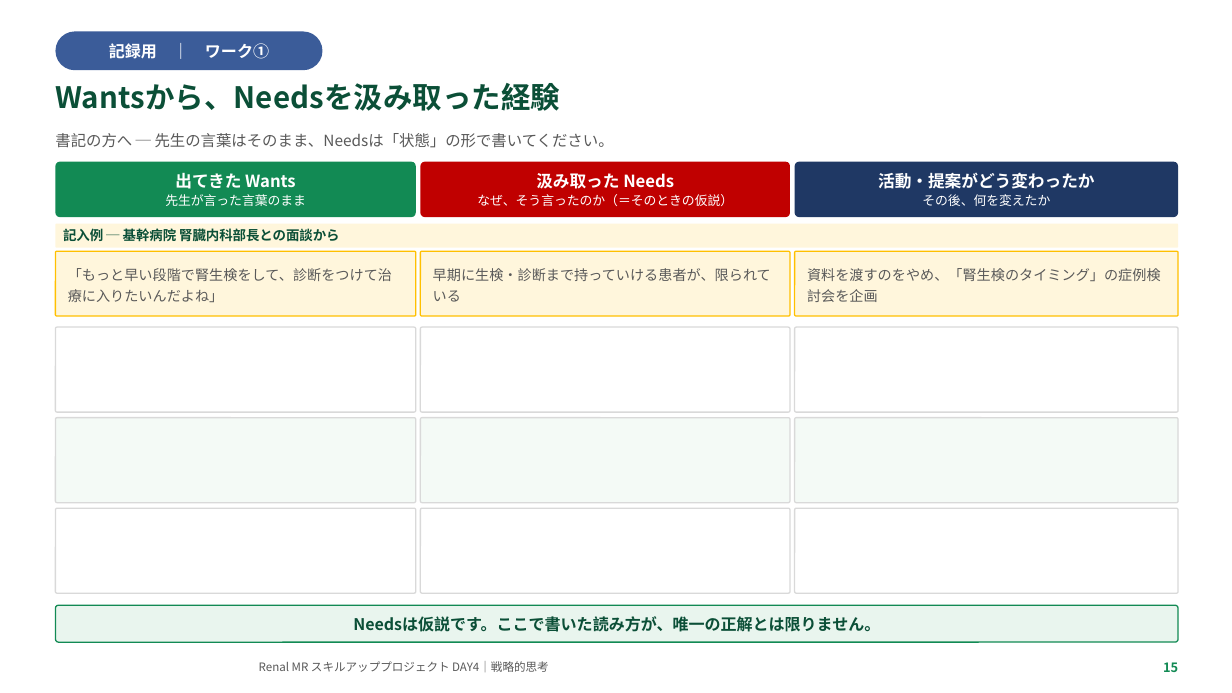
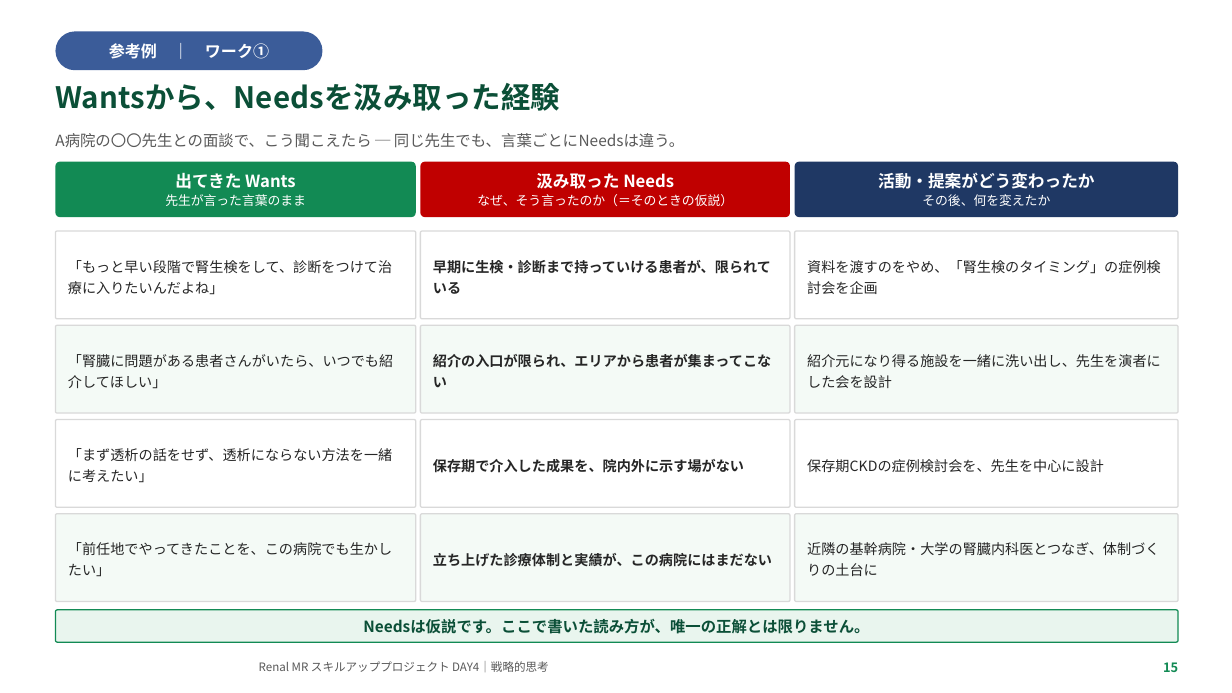
Before and after one commit to TAKUYA-1187/Claude, a slide deck: slide 15 of novartis_training/DAY4_ちょっと分かるだけで世界が変わる.pptx. Drawn at 1232x693 pixels with LibreOffice and Linux fonts; fonts in the diff are those of the drawing; background and template pictures are left out. Boxes give left, top, right and bottom in pixels: in the first picture for what was removed or moved away, otherwise in the second. Text is boxed around its words. In the diff, an @@ line names an element or a change of style, - is before the commit and + after.

```diff
--- a/novartis_training/DAY4_ちょっと分かるだけで世界が変わる.pptx
+++ b/novartis_training/DAY4_ちょっと分かるだけで世界が変わる.pptx
@@ text in rounded rectangle at [109, 43, 269, 59]: text changed @@
-記録用 ｜ ワーク①
+参考例 ｜ ワーク①
@@ text at [55, 133, 684, 148]: text changed @@
-書記の方へ ─ 先生の言葉はそのまま、Needsは「状態」の形で書いてください。
+A病院の〇〇先生との面談で、こう聞こえたら ─ 同じ先生でも、言葉ごとにNeedsは違う。
@@ rounded rectangle "「もっと早い段階で腎生検をして、診断をつけて治療に入りたいんだよね」" at [55, 231, 416, 319]: text colour #595959 to #262626; fill #FFF6DC to #FFFFFF; outline #FFC000 1 pt to #D9D9D9 1 pt @@
@@ rounded rectangle "「もっと早い段階で腎生検をして、診断をつけて治療に入りたいんだよね」": place and size @@
-rounded rectangle "「もっと早い段階で腎生検をして、診断をつけて治療に入りたいんだよね」" at [55, 251, 416, 316]
+rounded rectangle "「もっと早い段階で腎生検をして、診断をつけて治療に入りたいんだよね」" at [55, 231, 416, 319]
@@ rounded rectangle removed at [55, 224, 1178, 248] @@
-記入例 ─ 基幹病院 腎臓内科部長との面談から
@@ rounded rectangle "早期に生検・診断まで持っていける患者が、限られている": place and size @@
-rounded rectangle "早期に生検・診断まで持っていける患者が、限られている" at [421, 251, 790, 316]
+rounded rectangle "早期に生検・診断まで持っていける患者が、限られている" at [421, 231, 790, 319]
@@ rounded rectangle "早期に生検・診断まで持っていける患者が、限られている" at [421, 231, 790, 319]: text colour #595959 to #262626, bold on; fill #FFF6DC to #FFFFFF; outline #FFC000 1 pt to #D9D9D9 1 pt @@
@@ rounded rectangle "資料を渡すのをやめ、「腎生検のタイミング」の症例検討会を企画": place and size @@
-rounded rectangle "資料を渡すのをやめ、「腎生検のタイミング」の症例検討会を企画" at [795, 251, 1178, 316]
+rounded rectangle "資料を渡すのをやめ、「腎生検のタイミング」の症例検討会を企画" at [795, 231, 1178, 319]
@@ rounded rectangle "資料を渡すのをやめ、「腎生検のタイミング」の症例検討会を企画" at [795, 231, 1178, 319]: text colour #595959 to #262626; fill #FFF6DC to #FFFFFF; outline #FFC000 1 pt to #D9D9D9 1 pt @@
@@ fill #FFFFFF to #F4FAF6 in 3 elements at [55, 325, 416, 413], [421, 325, 790, 413], [795, 325, 1178, 413] @@
@@ text in rounded rectangle at [68, 354, 393, 389]: text added @@
+「腎臓に問題がある患者さんがいたら、いつでも紹介してほしい」
@@ text in rounded rectangle at [433, 354, 771, 388]: text added @@
+紹介の入口が限られ、エリアから患者が集まってこない
@@ text in rounded rectangle at [807, 354, 1161, 388]: text added @@
+紹介元になり得る施設を一緒に洗い出し、先生を演者にした会を設計
@@ text in rounded rectangle at [68, 448, 392, 483]: text added @@
+「まず透析の話をせず、透析にならない方法を一緒に考えたい」
@@ 3 rounded rectangles: place and size @@
-3 rounded rectangles at [55, 418, 1178, 503]
+3 rounded rectangles at [55, 420, 1178, 507]
@@ fill #F4FAF6 to #FFFFFF in 3 elements at [55, 420, 416, 507], [421, 420, 790, 507], [795, 420, 1178, 507] @@
@@ text in rounded rectangle at [433, 459, 744, 473]: text added @@
+保存期で介入した成果を、院内外に示す場がない
@@ text in rounded rectangle at [807, 459, 1104, 472]: text added @@
+保存期CKDの症例検討会を、先生を中心に設計
@@ rounded rectangle removed at [55, 508, 416, 593] @@
@@ rounded rectangle removed at [421, 508, 790, 593] @@
@@ rounded rectangle removed at [795, 508, 1178, 593] @@
@@ rounded rectangle added at [55, 514, 416, 602], fill #F4FAF6, outline #D9D9D9 1 pt, 11 pt, text #262626 @@
+「前任地でやってきたことを、この病院でも生かしたい」
@@ rounded rectangle added at [421, 514, 790, 602], fill #F4FAF6, outline #D9D9D9 1 pt, 11 pt, text #262626, bold @@
+立ち上げた診療体制と実績が、この病院にはまだない
@@ rounded rectangle added at [795, 514, 1178, 602], fill #F4FAF6, outline #D9D9D9 1 pt, 11 pt, text #262626 @@
+近隣の基幹病院・大学の腎臓内科医とつなぎ、体制づくりの土台に
@@ rounded rectangle "Needsは仮説です。ここで書いた読み方が、唯一の正解とは限りません。": place and size @@
-rounded rectangle "Needsは仮説です。ここで書いた読み方が、唯一の正解とは限りません。" at [55, 605, 1178, 642]
+rounded rectangle "Needsは仮説です。ここで書いた読み方が、唯一の正解とは限りません。" at [55, 610, 1178, 642]
@@ rounded rectangle "Needsは仮説です。ここで書いた読み方が、唯一の正解とは限りません。" at [55, 610, 1178, 642]: size 12.5 to 12 pt; proportions changed @@
```
Also in this commit, not shown: 2 other files.
